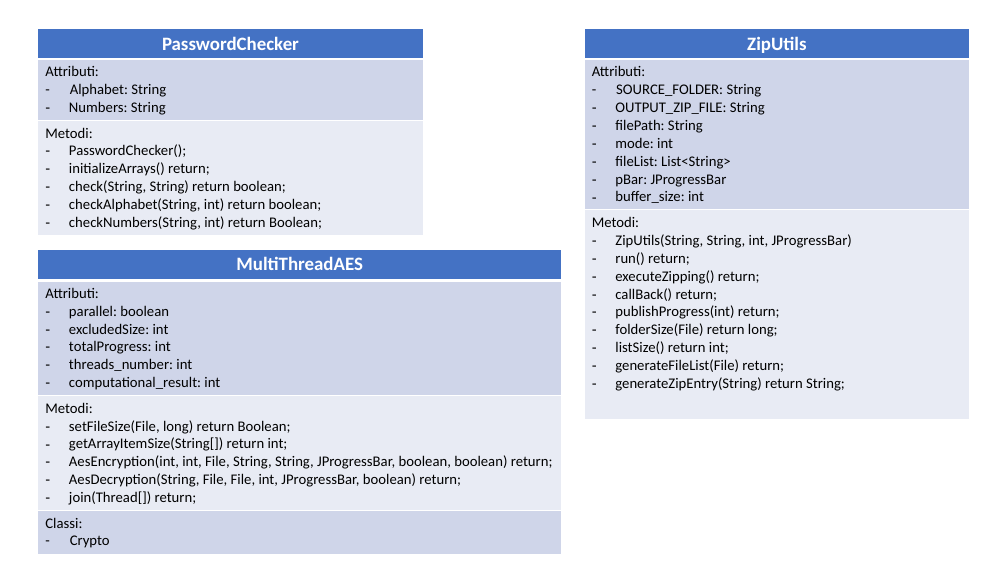
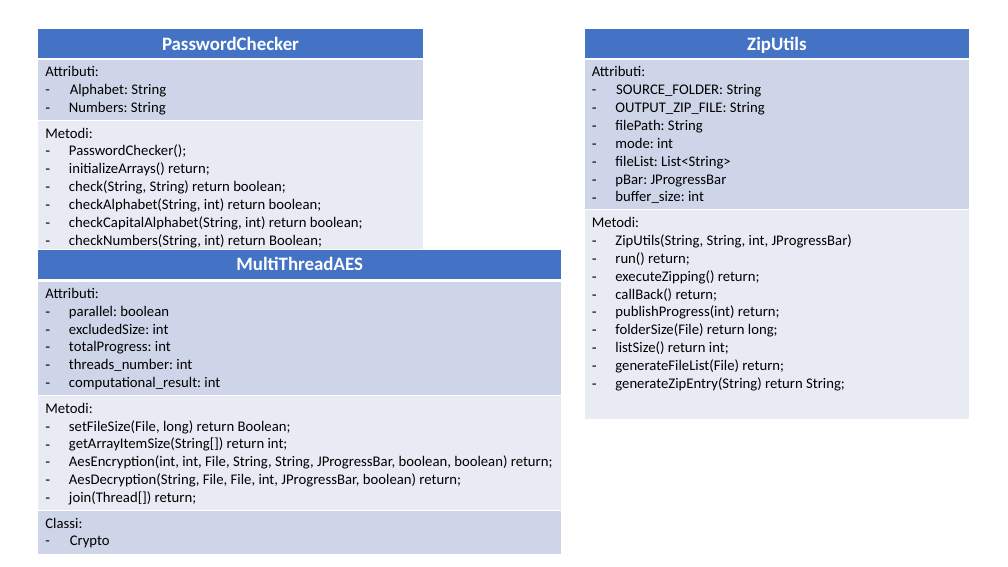
Before and after one commit to Allen35/SecureD, a slide deck: slide 5 of Documentation/Class diagram.pptx. Drawn at 1008x567 pixels with LibreOffice and Linux fonts; fonts in the diff are those of the drawing. Boxes give left, top, right and bottom in pixels: in the first picture for what was removed or moved away, otherwise in the second. Text is boxed around its words. In the diff, an @@ line names an element or a change of style, - is before the commit and + after.

Commit message:
Divided class in folder akin to their use and added a check for capitol letters in passwordchecker, furthermore updated documentation

```diff
--- a/Documentation/Class diagram.pptx
+++ b/Documentation/Class diagram.pptx
@@ table at box(38, 28, 423, 252) @@
-row 3, column 1: Metodi: / PasswordChecker(); / initializeArrays() return; / check(String, String) return boolean; / checkAlphabet(String, int) return boolean; / checkNumbers(String, int) return Boolean;
+row 3, column 1: Metodi: / PasswordChecker(); / initializeArrays() return; / check(String, String) return boolean; / checkAlphabet(String, int) return boolean; / checkCapitalAlphabet(String, int) return boolean; / checkNumbers(String, int) return Boolean;
```
Also in this commit, not shown: 36 other files.
